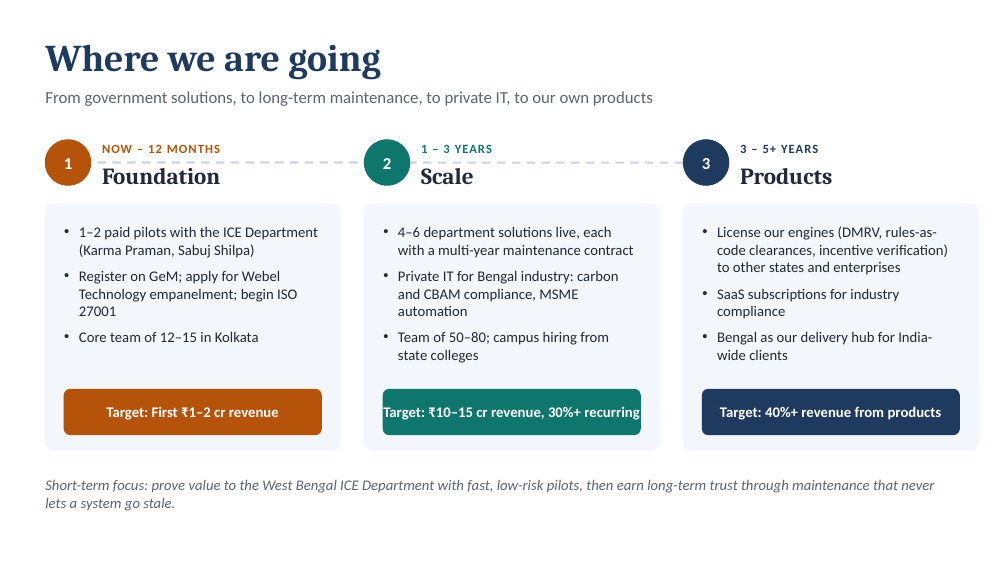
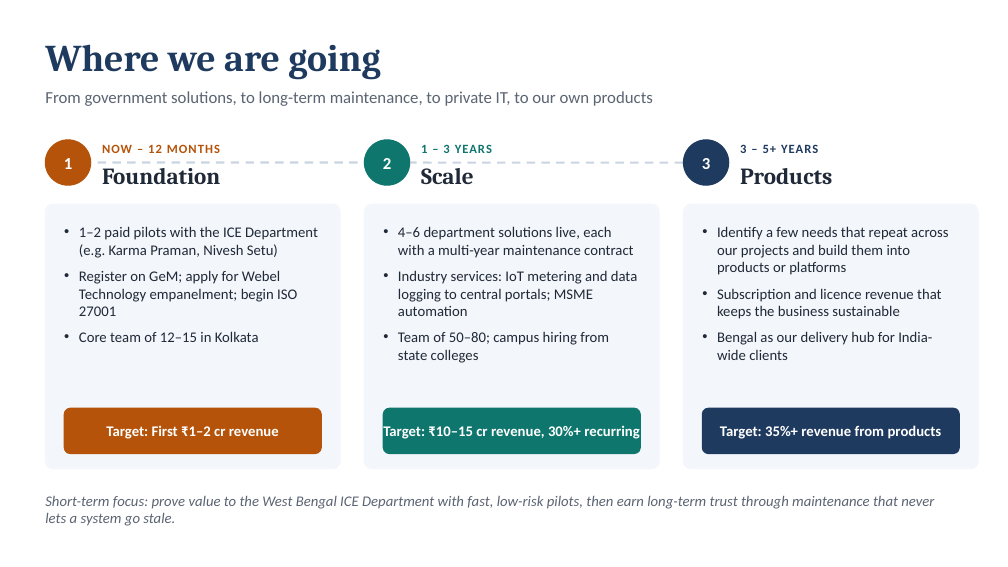
Before and after one commit to deepazureai/DMRV, a slide deck: slide 2 of docs/wb-ice-proposal-2026/Company_Vision_Goals.pptx. Drawn at 1008x567 pixels with LibreOffice and Linux fonts; fonts in the diff are those of the drawing. Boxes give left, top, right and bottom in pixels: in the first picture for what was removed or moved away, otherwise in the second. Text is boxed around its words. In the diff, an @@ line names an element or a change of style, - is before the commit and + after.

```diff
--- a/docs/wb-ice-proposal-2026/Company_Vision_Goals.pptx
+++ b/docs/wb-ice-proposal-2026/Company_Vision_Goals.pptx
@@ rounded rectangle: place and size @@
-rounded rectangle at [45, 204, 340, 450]
+rounded rectangle at [45, 204, 340, 469]
@@ rounded rectangle: place and size @@
-rounded rectangle at [364, 204, 659, 450]
+rounded rectangle at [364, 204, 659, 469]
@@ proportions changed in 3 elements at [45, 204, 340, 469], [364, 204, 659, 469], [684, 204, 979, 469] @@
@@ rounded rectangle: place and size @@
-rounded rectangle at [684, 204, 979, 450]
+rounded rectangle at [684, 204, 979, 469]
@@ text at [79, 226, 318, 258]: text changed @@
-• 1–2 paid pilots with the ICE Department (Karma Praman, Sabuj Shilpa)
+• 1–2 paid pilots with the ICE Department (e.g. Karma Praman, Nivesh Setu)
@@ text at [717, 226, 948, 319]: text changed @@
-• License our engines (DMRV, rules-as-code clearances, incentive verification) to other states and enterprises
-• SaaS subscriptions for industry compliance
+• Identify a few needs that repeat across our projects and build them into products or platforms
+• Subscription and licence revenue that keeps the business sustainable
@@ text at [398, 270, 637, 316]: text changed @@
-• Private IT for Bengal industry: carbon and CBAM compliance, MSME automation
+• Industry services: IoT metering and data logging to central portals; MSME automation
@@ 3 rounded rectangles, 2 texts: place and size @@
-3 rounded rectangles, 2 texts at [64, 389, 960, 435]
+3 rounded rectangles, 2 texts at [64, 408, 960, 454]
@@ text at [720, 425, 942, 439]: text changed @@
-Target: 40%+ revenue from products
+Target: 35%+ revenue from products
@@ text "Short-term focus: prove value to ...": place and size @@
-text "Short-term focus: prove value to ..." at [45, 480, 934, 511]
+text "Short-term focus: prove value to ..." at [45, 496, 934, 526]
```
Also in this commit, not shown: 7 other files.
